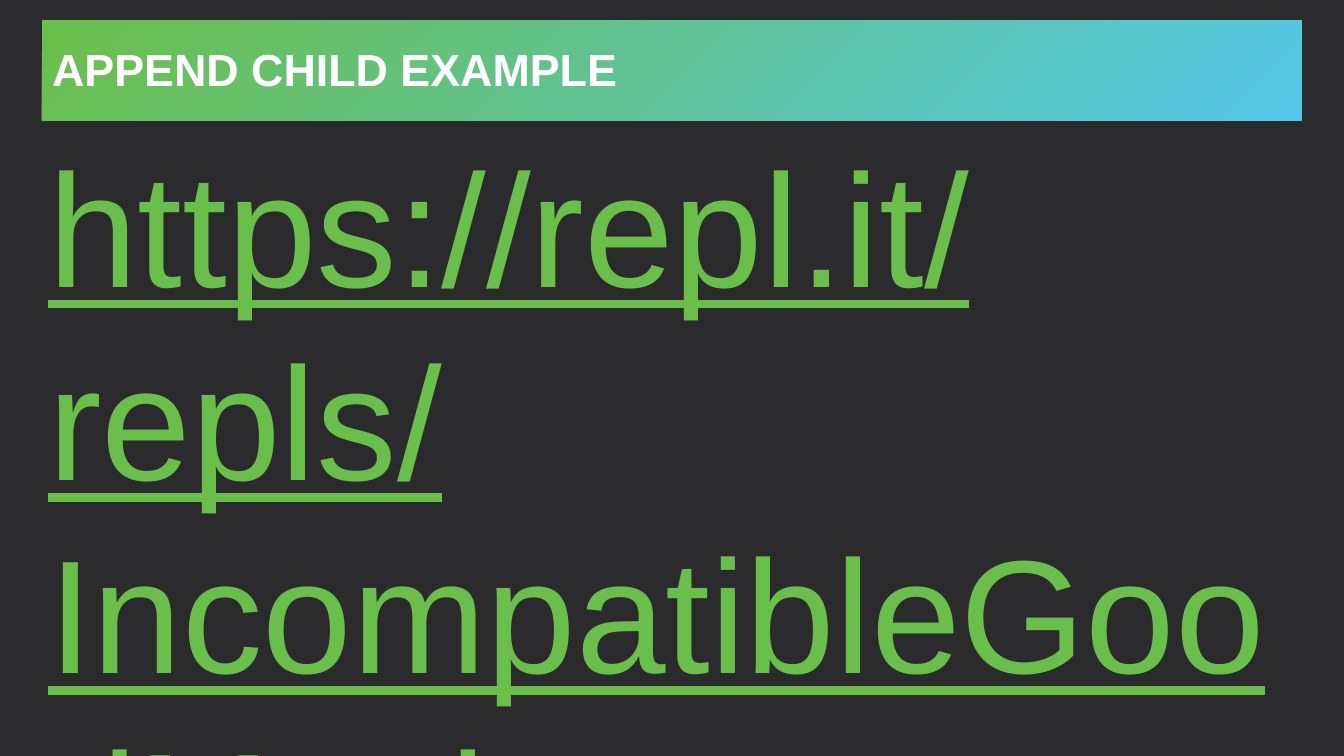
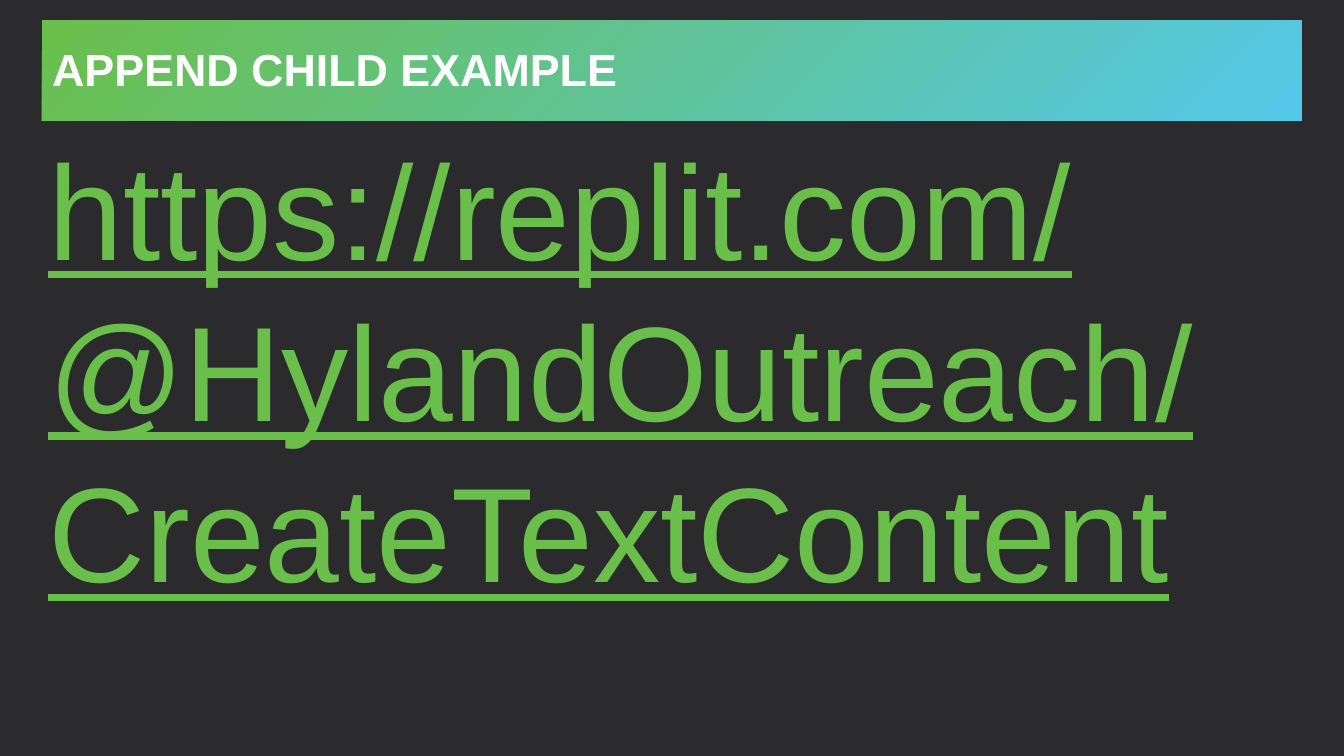
Before and after one commit to hytechclub/web-102, a slide deck: slide 8 of Week07/DomManipulationContinued.pptx. Drawn at 1344x756 pixels with LibreOffice and Linux fonts; fonts in the diff are those of the drawing. Boxes give left, top, right and bottom in pixels: in the first picture for what was removed or moved away, otherwise in the second. Text is boxed around its words. In the diff, an @@ line names an element or a change of style, - is before the commit and + after.

```diff
--- a/Week07/DomManipulationContinued.pptx
+++ b/Week07/DomManipulationContinued.pptx
@@ text at (x1=48, y1=162, x2=1193, y2=601): text changed; size 115 to 96 pt @@
-https://repl.it/repls/IncompatibleGoodMonitors
+https://replit.com/@HylandOutreach/CreateTextContent
```
Also in this commit, not shown: 5 other slides changed, 1 slide added.
